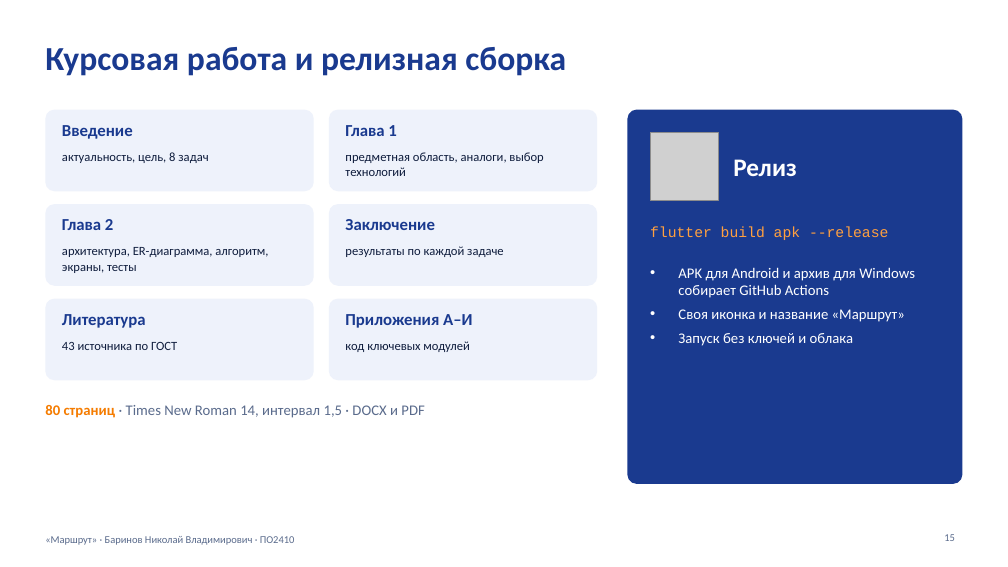
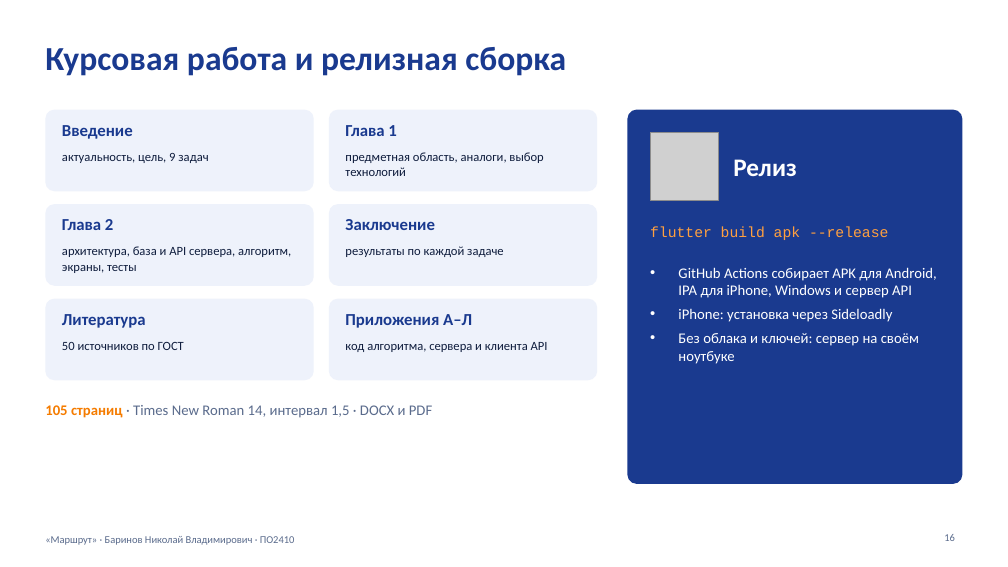
Before and after one commit to Barin5550/3_KURS_DIPLOMKA_BOBR_S, a slide deck: slide 16 of docs/presentation/Маршрут_итоговая_защита.pptx (slide 15 before the commit). Drawn at 1008x567 pixels with LibreOffice and Linux fonts; fonts in the diff are those of the drawing; grey boxes stand for pictures. Boxes give left, top, right and bottom in pixels: in the first picture for what was removed or moved away, otherwise in the second. Text is boxed around its words. In the diff, an @@ line names an element or a change of style, - is before the commit and + after.

```diff
--- a/docs/presentation/Маршрут_итоговая_защита.pptx
+++ b/docs/presentation/Маршрут_итоговая_защита.pptx
@@ text at (x1=62, y1=153, x2=208, y2=163): text changed @@
-актуальность, цель, 8 задач
+актуальность, цель, 9 задач
@@ text at (x1=62, y1=246, x2=291, y2=273): text changed @@
-архитектура, ER-диаграмма, алгоритм, экраны, тесты
+архитектура, база и API сервера, алгоритм, экраны, тесты
@@ text at (x1=678, y1=267, x2=936, y2=364): text changed @@
-• APK для Android и архив для Windows собирает GitHub Actions
-• Своя иконка и название «Маршрут»
-• Запуск без ключей и облака
+• GitHub Actions собирает APK для Android, IPA для iPhone, Windows и сервер API
+• iPhone: установка через Sideloadly
+• Без облака и ключей: сервер на своём ноутбуке
@@ text at (x1=345, y1=314, x2=472, y2=328): text changed @@
-Приложения А–И
+Приложения А–Л
@@ text at (x1=62, y1=342, x2=184, y2=350): text changed @@
-43 источника по ГОСТ
+50 источников по ГОСТ
@@ text at (x1=345, y1=342, x2=548, y2=352): text changed @@
-код ключевых модулей
+код алгоритма, сервера и клиента API
@@ text at (x1=45, y1=405, x2=432, y2=418): text changed @@
-80 страниц · Times New Roman 14, интервал 1,5 · DOCX и PDF
+105 страниц · Times New Roman 14, интервал 1,5 · DOCX и PDF
@@ page number at (x1=944, y1=534, x2=955, y2=541): text changed @@
-15
+16
```
Also in this commit, not shown: 5 other slides changed, 3 slides added, 2 slides removed, 5 other files.
